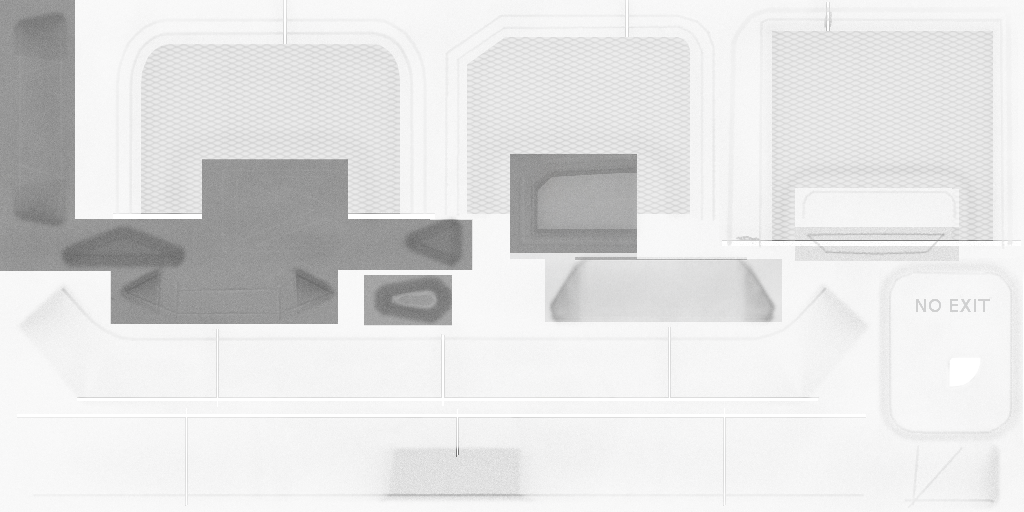
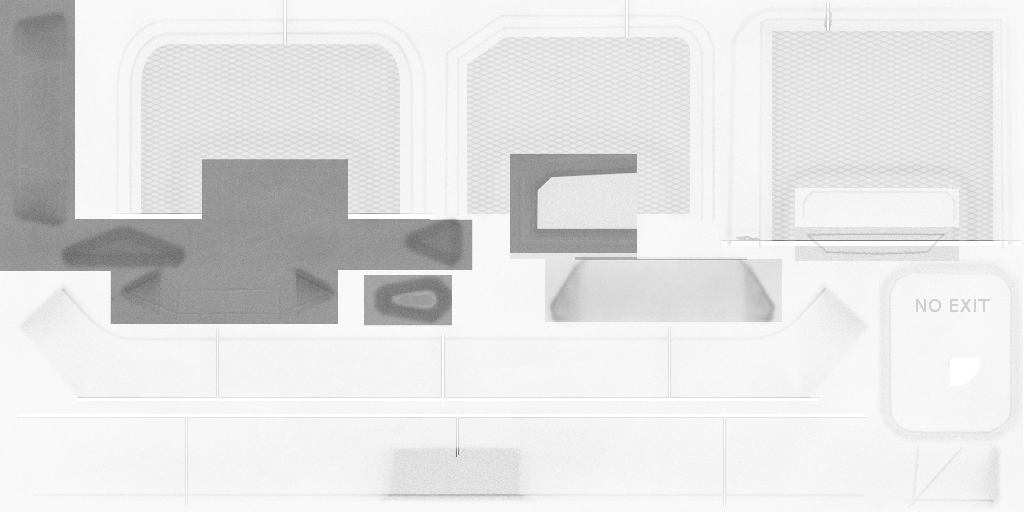
Before/after of a 1024x512 layered artwork. What changed in the layer stack:
painted on "Hintergrund" over left=537, top=172, right=637, bottom=229
